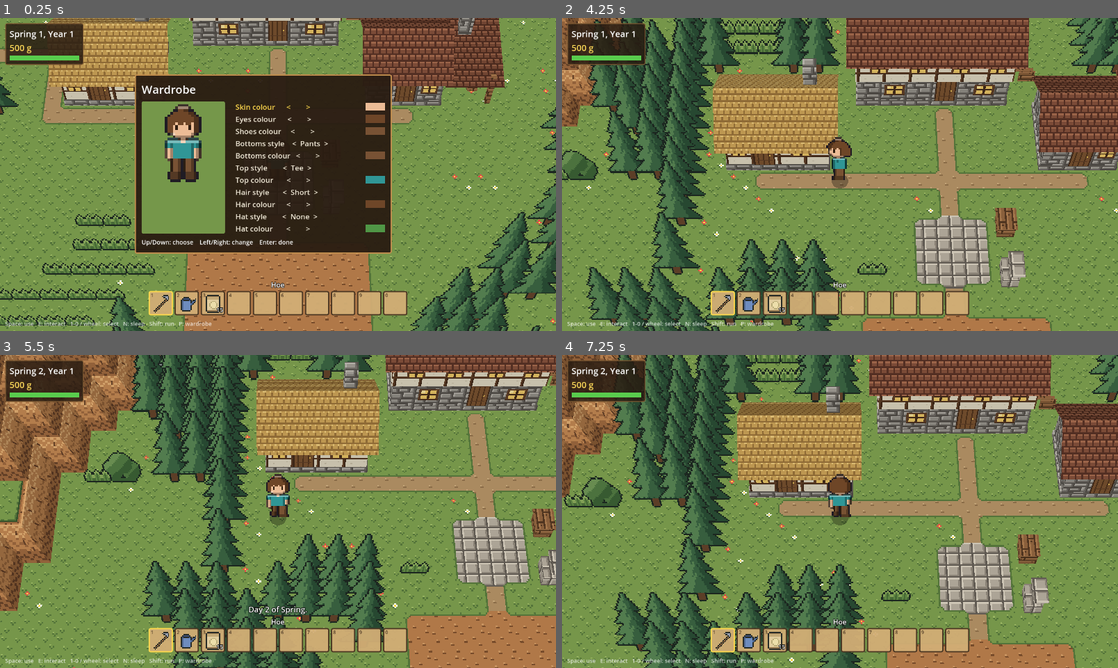
Above: before the commit, frames 1-4 (two rows, left to right).
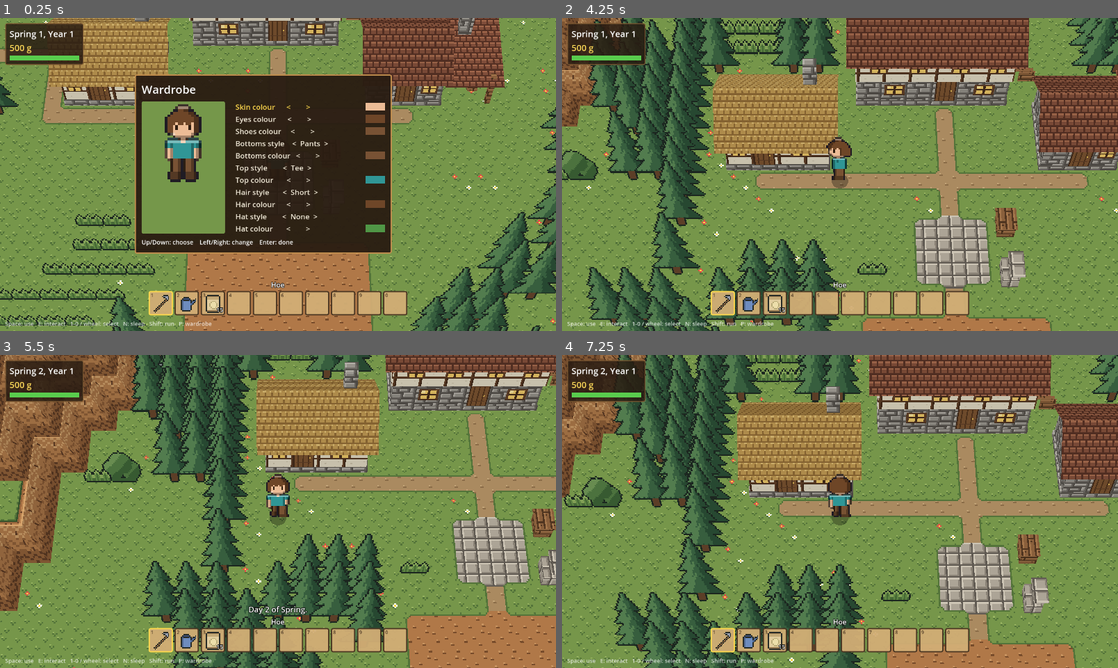
Above: after the commit, the same moments.

Repository: grimechristopher/procedural-game
Game: Godot game, scene res://scenes/main.tscn
Same seed, same stepped clock (60 frames per second), same inputs: the game is played once before the commit and once after it.
Inputs (mouse positions are in pixels of both pictures, inside the frame that each line leads up to):
- Up to frame 1 (0.25 s): no input
- Up to frame 2 (4.25 s): tap Enter (ui_accept) at 0.5, 0.77, 1.52, 3.02, 3.77 s; move the mouse to (962, 158) at 0.52 s; hold D (move_right) 0.53-1.28 s; hold Mouse wheel down (hotbar_next) 0.53-1.28 s; click (962, 158) at 0.67 s; move the mouse to (728, 190) at 1.27 s; hold S (move_down) 1.28-2.03 s; tap Mouse wheel up (hotbar_prev) at 1.35 s; move the mouse to (895, 105) at 2.02 s; hold D (move_right) 2.03-2.78 s; hold E (interact) 2.03-2.78 s; move the mouse to (812, 237) at 2.77 s; hold W (move_up) 2.78-3.53 s; tap R (regenerate) at 2.85 s; click (812, 237) at 2.92 s; move the mouse to (1006, 221) at 3.52 s; hold A (move_left) from 3.53 s (still down); hold Shift (run) from 3.53 s (still down)
- Up to frame 3 (5.5 s): move the mouse to (111, 464) at 4.27 s; release Shift (run) at 4.28 s; tap N (sleep) at 4.35 s; tap Enter (ui_accept) at 4.52 s; move the mouse to (305, 511) at 5.02 s; release A (move_left) at 5.03 s; hold S (move_down) from 5.03 s (still down); hold Space (use_tool) from 5.03 s (still down); click (305, 511) at 5.17 s
- Up to frame 4 (7.25 s): move the mouse to (756, 433) at 5.77 s; release S (move_down) at 5.78 s; release Space (use_tool) at 5.78 s; hold D (move_right) 5.78-6.53 s; tap P (wardrobe) at 5.85 s; tap Enter (ui_accept) at 6.02, 6.77 s; move the mouse to (962, 495) at 6.52 s; hold W (move_up) from 6.53 s (still down); tap X at 6.6 s

The runs differ from the first frame. In frame 2, less than 0.1% of the frame differs, in the area x 0-4%, y 0-21%; in frame 3, 0.3%, in the area x 0-22%, y 0-59%; in frame 4, less than 0.1%.

Commit message:
Shade slopes by steepness so ramps blend in and banks read as slopes
Gentle grass ramps now stay close to the brightness of the ground around
them instead of showing as dark slabs, and banks darken enough to read as
slopes (with their inside corners as valleys).

Co-Authored-By: Claude Opus 5.5 <noreply@anthropic.com>
Claude-Session: https://claude.ai/code/session_01QBAyNdiLYtBbpQzeaWaTYf

Diff:
--- a/assets/block.gdshader
+++ b/assets/block.gdshader
@@ -23,7 +23,10 @@
 	if (n.y > 0.99) {
 		shade = 1.0;
 	} else if (n.y > 0.1) {
-		shade = 0.86 + 0.16 * n.z - 0.08 * n.x;
+		// Slopes darken with steepness, gently, so a grassy ramp stays close
+		// to the ground around it and a bank reads as a slope, not a wall.
+		float steep = 1.0 - n.y;
+		shade = clamp(1.0 - 2.2 * steep * steep + 0.05 * n.z - 0.04 * n.x, 0.65, 1.0);
 	} else if (n.y < -0.5) {
 		shade = 0.5;
 	} else {
